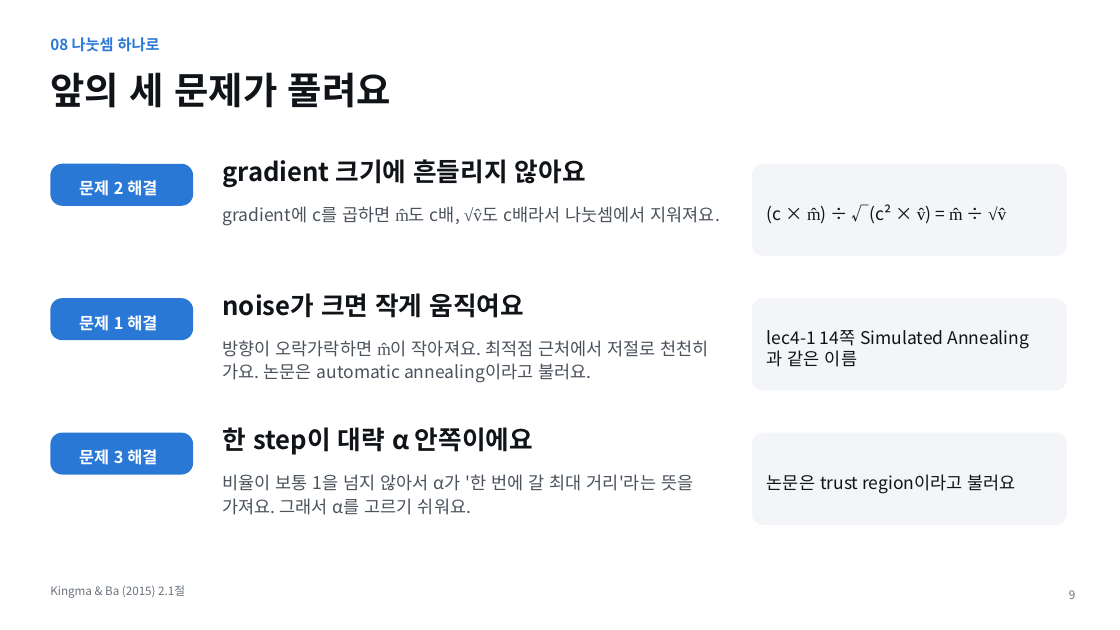
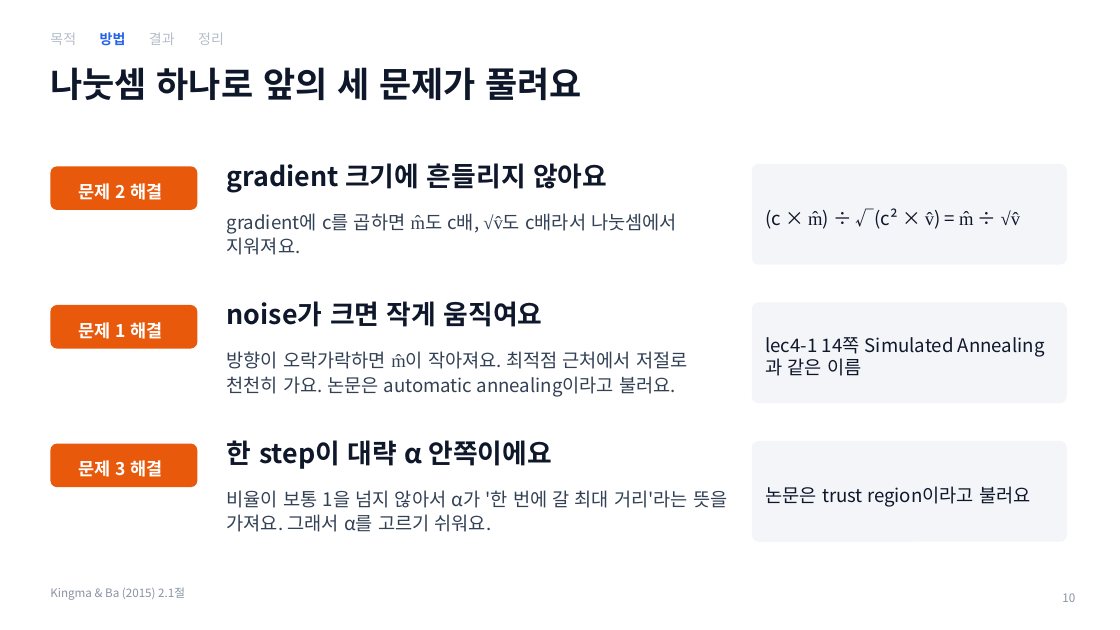
Before and after one commit to tkdgh123/tkdgh123.github.io, a slide deck: slide 10 of adam/Adam_PaperSeminar.pptx (slide 9 before the commit). Drawn at 1120x630 pixels with LibreOffice and Linux fonts; fonts in the diff are those of the drawing. Boxes give left, top, right and bottom in pixels: in the first picture for what was removed or moved away, otherwise in the second. Text is boxed around its words. In the diff, an @@ line names an element or a change of style, - is before the commit and + after.

```diff
--- a/adam/Adam_PaperSeminar.pptx
+++ b/adam/Adam_PaperSeminar.pptx
@@ text removed at bbox=[50, 37, 160, 52] @@
-08 나눗셈 하나로
@@ text added at bbox=[50, 32, 224, 46], 12 pt, text #B4BDC9 @@
+목적 방법 결과 정리
@@ title at bbox=[50, 67, 583, 100]: text changed; size 32 to 30 pt; text colour #101418 to #0F172A @@
-앞의 세 문제가 풀려요
+나눗셈 하나로 앞의 세 문제가 풀려요
@@ rounded rectangle "문제 2 해결": place and size @@
-rounded rectangle "문제 2 해결" at bbox=[50, 164, 193, 206]
+rounded rectangle "문제 2 해결" at bbox=[50, 166, 197, 210]
@@ rounded rectangle "(c × m̂) ÷ √(c² ...": place and size @@
-rounded rectangle "(c × m̂) ÷ √(c² ..." at bbox=[752, 164, 1067, 256]
+rounded rectangle "(c × m̂) ÷ √(c² ..." at bbox=[752, 164, 1067, 265]
@@ text "noise가 크면 작게 움직여요": place and size @@
-text "noise가 크면 작게 움직여요" at bbox=[223, 293, 524, 318]
+text "noise가 크면 작게 움직여요" at bbox=[227, 301, 543, 327]
@@ rounded rectangle "문제 1 해결": place and size @@
-rounded rectangle "문제 1 해결" at bbox=[50, 298, 193, 340]
+rounded rectangle "문제 1 해결" at bbox=[50, 305, 197, 349]
@@ rounded rectangle "lec4-1 14쪽 Simulated Annealing과 같은 ...": place and size @@
-rounded rectangle "lec4-1 14쪽 Simulated Annealing과 같은 ..." at bbox=[752, 298, 1067, 391]
+rounded rectangle "lec4-1 14쪽 Simulated Annealing과 같은 ..." at bbox=[752, 302, 1067, 403]
@@ text "방향이 오락가락하면 m̂이 작아져요. 최적점 ...": place and size @@
-text "방향이 오락가락하면 m̂이 작아져요. 최적점 ..." at bbox=[223, 340, 709, 383]
+text "방향이 오락가락하면 m̂이 작아져요. 최적점 ..." at bbox=[227, 351, 687, 397]
@@ size 14 to 15 pt; fill #2A78D6 to #E8590C; proportions changed in 3 elements at bbox=[50, 166, 197, 210], bbox=[50, 305, 197, 349], bbox=[50, 444, 197, 487] @@
@@ rounded rectangle "문제 3 해결": place and size @@
-rounded rectangle "문제 3 해결" at bbox=[50, 433, 193, 475]
+rounded rectangle "문제 3 해결" at bbox=[50, 444, 197, 487]
@@ size 22 to 23 pt, text colour #101418 to #0F172A in 3 elements at bbox=[227, 163, 607, 193], bbox=[227, 301, 543, 327], bbox=[227, 440, 552, 469] @@
@@ text "한 step이 대략 α 안쪽이에요": place and size @@
-text "한 step이 대략 α 안쪽이에요" at bbox=[223, 427, 533, 455]
+text "한 step이 대략 α 안쪽이에요" at bbox=[227, 440, 552, 469]
@@ size 15 to 16 pt, text colour #101418 to #0F172A; proportions changed in 3 elements at bbox=[752, 164, 1067, 265], bbox=[752, 302, 1067, 403], bbox=[752, 441, 1067, 542] @@
@@ rounded rectangle "논문은 trust region이라고 불러요": place and size @@
-rounded rectangle "논문은 trust region이라고 불러요" at bbox=[752, 433, 1067, 525]
+rounded rectangle "논문은 trust region이라고 불러요" at bbox=[752, 441, 1067, 542]
@@ size 15 to 16 pt, text colour #4A525C to #334155 in 3 elements at bbox=[227, 213, 677, 255], bbox=[227, 351, 687, 397], bbox=[227, 490, 727, 532] @@
@@ text "비율이 보통 1을 넘지 않아서 ...": place and size @@
-text "비율이 보통 1을 넘지 않아서 ..." at bbox=[223, 474, 693, 515]
+text "비율이 보통 1을 넘지 않아서 ..." at bbox=[227, 490, 727, 532]
@@ text "Kingma & Ba (2015) 2.1절" at bbox=[50, 588, 185, 600]: text colour #6B737D to #8A94A3 @@
@@ page number added at bbox=[1062, 593, 1075, 602], 10 pt, text #8A94A3 @@
+10
@@ page number removed at bbox=[1069, 590, 1075, 599] @@
-9
```
Also in this commit, not shown: 15 other slides changed, 2 slides added, 1 slide removed, 3 other files.
